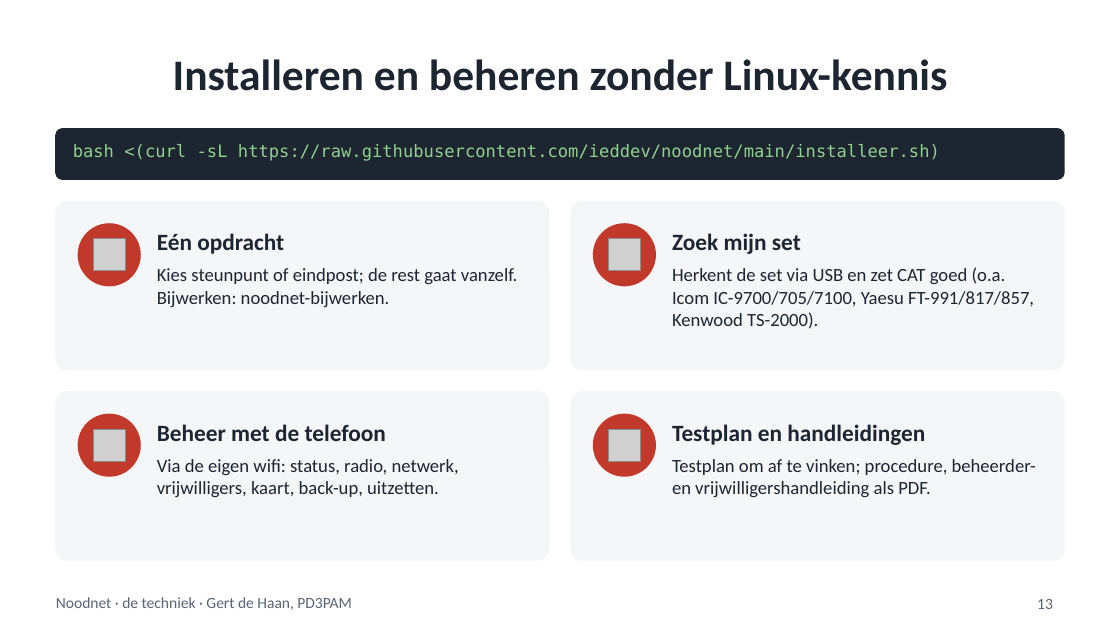
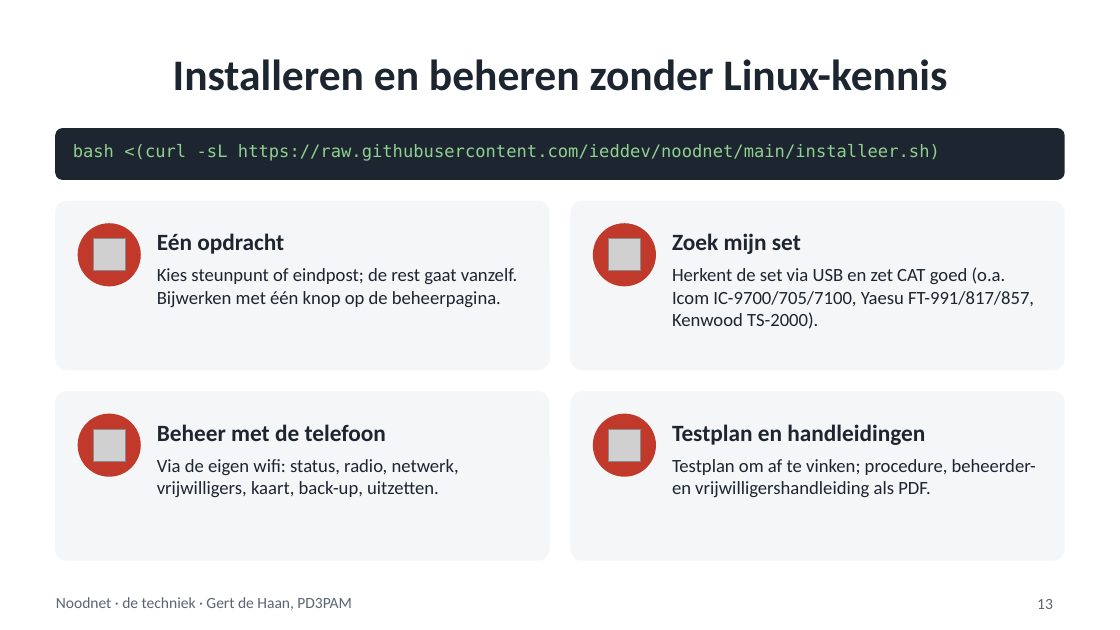
Before and after one commit to ieddev/noodnet, a slide deck: slide 13 of docs/presentatie/Noodnet-techniek.pptx. Drawn at 1120x630 pixels with LibreOffice and Linux fonts; fonts in the diff are those of the drawing; grey boxes stand for pictures. Boxes give left, top, right and bottom in pixels: in the first picture for what was removed or moved away, otherwise in the second. Text is boxed around its words. In the diff, an @@ line names an element or a change of style, - is before the commit and + after.

```diff
--- a/docs/presentatie/Noodnet-techniek.pptx
+++ b/docs/presentatie/Noodnet-techniek.pptx
@@ text at (157,268,518,307): text changed @@
-Kies steunpunt of eindpost; de rest gaat vanzelf. Bijwerken: noodnet-bijwerken.
+Kies steunpunt of eindpost; de rest gaat vanzelf. Bijwerken met één knop op de beheerpagina.
```
Also in this commit, not shown: 2 other files.
